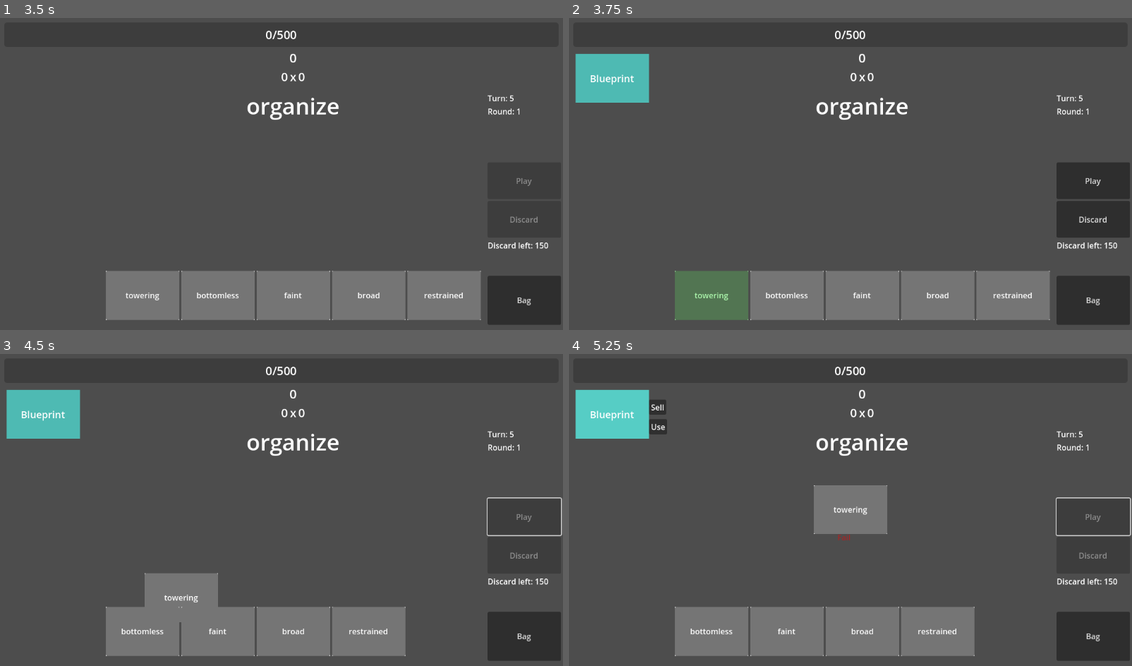
Above: before the commit, frames 1-4 (two rows, left to right).
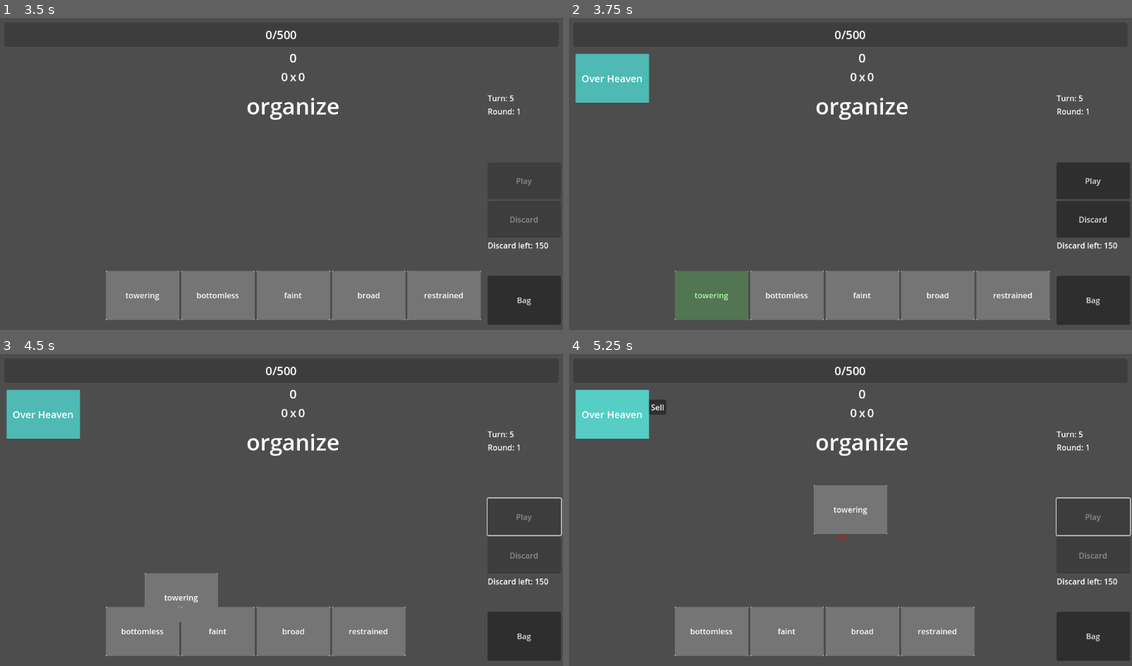
Above: after the commit, the same moments.

Repository: BMinh166/english-game-learning
Game: Godot game, scene res://scenes/Main.tscn
The game is run twice, just before and just after one commit, with the same random seed, the same clock (stepped at 60 frames per second) and the same inputs.
Inputs (mouse positions are in pixels of both pictures, inside the frame that each line leads up to):
- Up to frame 1 (3.5 s): click "Bag" at 0.5 s; click "Bag" at 1.25 s; click "Bag" at 2 s; click "Back" at 2.75 s
- Up to frame 2 (3.75 s): tap Enter (ui_accept) at 3.5 s; move the mouse to (709, 295) at 3.52 s; hold Enter (ui_accept) from 3.53 s (still down); click (709, 295) at 3.67 s
- Up to frame 3 (4.5 s): release Enter (ui_accept) at 4.25 s; click "Play" at 4.25 s
- Up to frame 4 (5.25 s): click (614, 413) at 5 s

Frame 1 is identical in both runs. In frame 2, 0.2% of the frame differs, in the area x 2-13%, y 18-22%; in frame 3, 0.2%; in frame 4, 0.3%, in the area x 2-18%, y 18-26%.

Commit message:
Add full 20 items

Diff:
--- a/data/words.json
+++ b/data/words.json
@@ -4480,7 +4480,7 @@
         "fit_family"
 	  ],
 	  "type": [
-        "verb"
+		"verb","adj","noun"
 	  ]
 	},
 	"tracking": {
--- a/scenes/Items/ItemDB.gd
+++ b/scenes/Items/ItemDB.gd
@@ -120,7 +120,7 @@
 		"id": "future_debt",
 		"name": "Future Debt",
 		"rarity": "uncommon",
-		"description": "Your first valid word each round gains +15 Point for each Discard used"
+		"description": "Your first valid word each turn gains +15 Point for each Discard used"
 	},
 
 	"full_combo": {
@@ -150,4 +150,18 @@
 		"rarity": "rare",
 		"description": "Gain bonus Turns each round equal to half total rarity value of your other items"
 	},
+
+	"over_heaven": {
+		"id": "over_heaven",
+		"name": "Over Heaven",
+		"rarity": "legendary",
+		"description": "Gain x2 Final Mult. Each Synonym permanently increases it by +0.5"
+	},
+
+	"infinite_paradox": {
+		"id": "infinite_paradox",
+		"name": "Infinite Paradox",
+		"rarity": "legendary",
+		"description": "Chain never ends unless you fail"
+	},
 }
--- a/scenes/Items/ItemManager.gd
+++ b/scenes/Items/ItemManager.gd
@@ -38,9 +38,15 @@
 
 	else:
 
-		items.append({
+		var item = {
 			"id": item_id,
-		})
+		}
+
+		if item_id == "over_heaven":
+
+			item["bonus_mult"] = 2.0
+
+		items.append(item)
 
 	print("ADD ITEM:", item_id)
 
@@ -171,6 +177,15 @@
 		)
 
 	return total
+
+func has_effective_item(item_id: String) -> bool:
+
+	for item in runtime_items:
+
+		if item.get("id", "") == item_id:
+			return true
+
+	return false
 
 func find_item_instance(item_id):
 
@@ -603,6 +618,44 @@
 						item.get("is_blueprint_copy", false)
 				})
 
+			# =====================
+			# OVER HEAVEN
+			# =====================
+
+			"over_heaven":
+
+				if !data.is_valid:
+					continue
+
+				if !treated_as_synonym:
+					continue
+
+				var persistent = item.get(
+					"persistent",
+					null
+				)
+
+				if persistent == null:
+					continue
+
+				var bonus_mult = persistent.get(
+					"bonus_mult",
+					2.0
+				)
+
+				print("\n🌌 OVER HEAVEN ACTIVATED")
+				print("BONUS MULT:", bonus_mult)
+
+				result.mult *= bonus_mult
+
+				effects.append({
+					"type": "mul_mult",
+					"value": bonus_mult,
+					"item_id": "over_heaven",
+					"is_blueprint_copy":
+						item.get("is_blueprint_copy", false)
+				})
+
 	result["effects"] = effects
 
 	return result
--- a/scenes/Score/ChainSystem.gd
+++ b/scenes/Score/ChainSystem.gd
@@ -10,7 +10,9 @@
 	chain_count = 0
 	chain_mult = 1.0
 
-func apply_chain(is_valid: bool) -> Dictionary:
+func apply_chain(
+		is_valid: bool
+	):
 
 	var result = {
 		"applied": false,
@@ -35,6 +37,7 @@
 		chain_count = min(chain_count, max_chain)
 
 	else:
+
 		reset()
 
 	result.chain_count = chain_count
--- a/scenes/Score/ScoreBar.gd
+++ b/scenes/Score/ScoreBar.gd
@@ -9,4 +9,14 @@
 	elif denominator != 0:
 		var value = 100.0 * numerator / denominator
 		progress_bar.value = value
-		progress_score.text = str(numerator) + "/" + str(denominator)
+		progress_score.text = format_number(numerator) + "/" + format_number(denominator)
+
+func format_number(n):
+
+	if n >= 1e12:
+		return "%.2e" % n
+
+	if n >= 1e9:
+		return str(snapped(n / 1e9, 0.01)) + "B"
+
+	return str(n)
--- a/scenes/Score/ScoreCounting.gd
+++ b/scenes/Score/ScoreCounting.gd
@@ -9,12 +9,22 @@
 	if value == 0 :
 		score.text = "0"
 	else:
-		score.text = str(value)
+		score.text = format_number(value)
 	if p_value == 0 && m_value == 0 :
 		point.text = "0"
 		mult.text = "0"
 		X.text = "x"
 	else:
 		point.text = str(p_value)
-		mult.text = str(m_value)
+		mult.text = format_number(m_value)
 		X.text = "x"
+
+func format_number(n):
+
+	if n >= 1e12:
+		return "%.2e" % n
+
+	if n >= 1e9:
+		return str(snapped(n / 1e9, 0.01)) + "B"
+
+	return str(n)
--- a/scripts/GameManager.gd
+++ b/scripts/GameManager.gd
@@ -85,7 +85,19 @@
 	is_scoring = true
 
 	var selected_words = []
-	chain_system.reset()
+	if !item_manager.has_effective_item(
+		"infinite_paradox"
+	):
+		chain_system.reset()
+
+	else:
+
+		print("\n♾️ INFINITE PARADOX")
+		print("CHAIN PERSISTED")
+		print(
+			"CHAIN:",
+			chain_system.chain_count
+		)
 
 	for card in cards:
 		selected_words.append(card.data)
@@ -287,6 +299,19 @@
 			chain_data = chain_system.apply_chain(false)
 
 	else:
+
+		if item_manager.has_effective_item(
+			"infinite_paradox"
+		):
+
+			print("\n♾️ INFINITE PARADOX ACTIVATED")
+			print("CHAIN DOES NOT RESET")
+
+			emit_signal(
+				"activate_item_slot",
+				"infinite_paradox"
+			)
+
 		chain_data = chain_system.apply_chain(true)
 
 	print("[CHAIN DATA]")
@@ -358,7 +383,6 @@
 
 	# 👉 áp dụng mult cuối (ROUND TẠI ĐÂY)
 	mult = int(round(final_mult))
-
 	# =====================
 	# FINAL ITEM MODIFY
 	# =====================
@@ -420,6 +444,28 @@
 		)
 		await wait_step()
 
+	# =====================
+	# OVER HEAVEN STACK
+	# =====================
+
+	if is_valid and item_manager.treated_as_synonym:
+
+		for inventory_item in item_manager.items:
+
+			if inventory_item.get(
+				"id",
+				""
+			) != "over_heaven":
+				continue
+
+			inventory_item["bonus_mult"] += 0.5
+
+			print("\n🌌 OVER HEAVEN STACK")
+			print(
+				"NEW BONUS:",
+				inventory_item["bonus_mult"]
+			)
+
 	#mult *= mult
 	#mult *= mult
 	#mult = int(mult)
@@ -532,8 +578,8 @@
 		"add_mult":
 			return "+" + str(effect.value) + " Mult"
 
-		"mul_score":
-			return "x" + str(effect.value) + " Score"
+		"mul_mult":
+			return "x" + str(effect.value) + " Mult"
 
 	return effect.type
 
--- a/scripts/Ui.gd
+++ b/scripts/Ui.gd
@@ -317,10 +317,20 @@
 	if slot.has_method("activate"):
 		slot.activate()
 
+func format_number(n):
+
+	if n >= 1e12:
+		return "%.2e" % n
+
+	if n >= 1e9:
+		return str(snapped(n / 1e9, 0.01)) + "B"
+
+	return str(n)
+
 func _input(event):
 
 	if event.is_action_pressed("ui_accept"):
-		GameManager.debug_add_item("blueprint")
+		GameManager.debug_add_item("over_heaven")
 
 	if event.is_action_pressed("ui_cancel"):
-		GameManager.debug_add_item("yojigen_pocket")
+		GameManager.debug_add_item("infinite_paradox")
